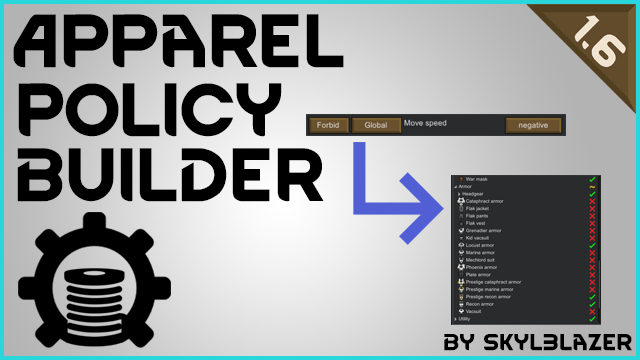
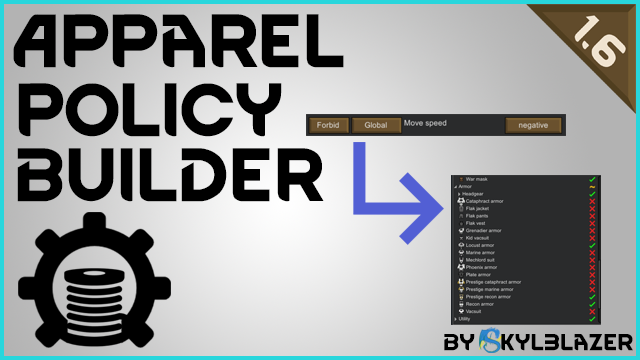
Layers edited between the first and the second 640x360 image:
renamed "by Skyl3lazer" to "by kyl3lazer", painted on it over [left=479, top=334, right=633, bottom=351]
added layer "Layer 13" above "Layer 12" over [left=479, top=327, right=504, bottom=353]